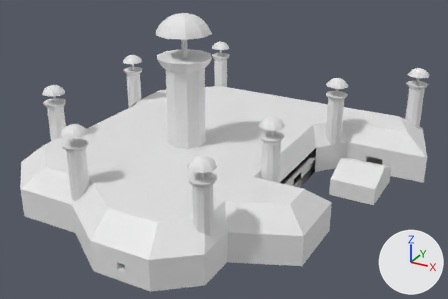
The FBX model Assets/Art/Models/Buildings/Prison.fbx, before and after one commit.
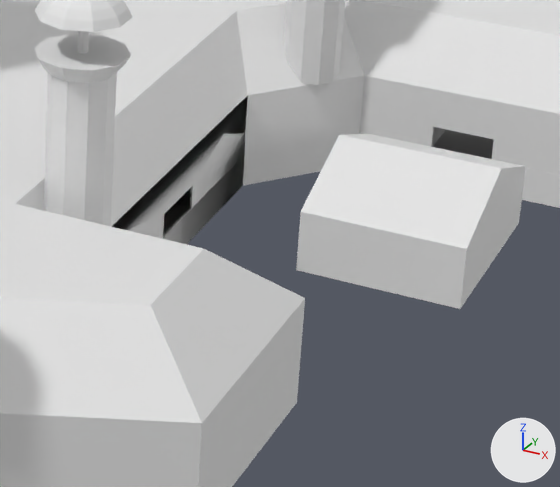
Old and new are each drawn whole from a camera (50 mm lens) standing at (-222.0, -725.0, 184.0) and looking at (-416.0, -373.0, 8.0) and again close up on the part from 56% to 89% of the width and 41% to 85% of the height. The axes (+X, +Y, +Z) are drawn at lower right. The lights are the same throughout. Where no turn or scale is listed for an object, it has been applied to the vertices. Vertices at the same position are counted once.

In view in the first close-up: 'PrisonModel'.
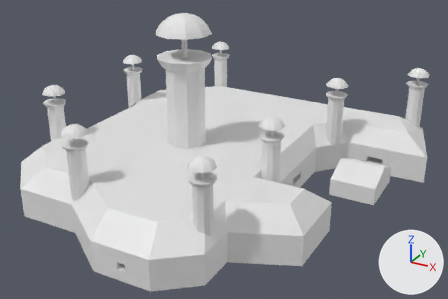
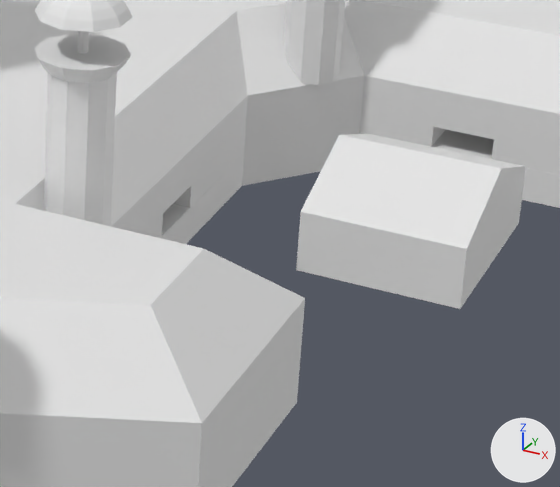
Boxes (x1, y1, x2, y2) around the edits, measured in the close-ups (560 x 487 px):
part 1 of me_cube_001, deleted: before (116, 127, 494, 244)

Edits to the bpy script that builds the scene:
```text
Change me_cube_001:
    used by ob_prisonmodel; location = (-427.8, -456.0, -5.5)
    remove me_cube_001.from_pydata(...)  # 6034 vertices, 5618 faces; spans x -121.0..136.0, y -40.0..229.0, z -21.0..106.0
    add me_cube_001.from_pydata(...)  # 3006 vertices, 5314 faces; spans x -121.0..136.0, y -40.0..229.0, z -21.0..106.0
    me_cube_001 part 1: 1570 vertices removed from x -121.0..136.0, y -40.0..229.0, z -21.0..13.0
```
